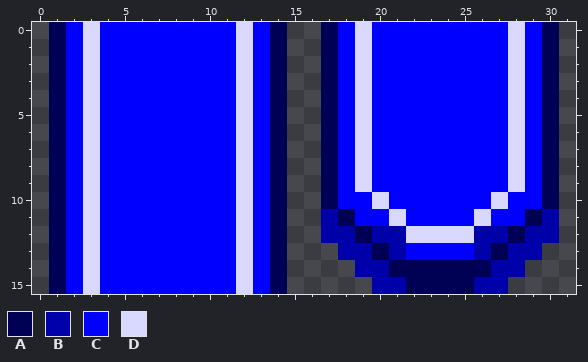
A pixel-art sprite gets an edit: assets/images/arrowends.png. This is how it looked before the edit.
The file is 32x16 pixels.
Palette (. is transparent): A #000054  B #0000ab  C #0000ff  D #d9d9ff
Once edited:
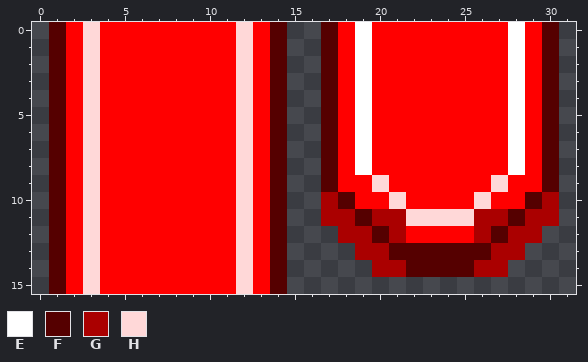
Colours new in this view: E #ffffff  F #550000  G #aa0000  H #ffd8d8
Changes in this commit:
colour C: #0000ff -> #ff0000
Changed rows in their new state; - is a pixel that keeps its letter.
first column x 1:
 0 F-H--------H-F--F-E--------E-F
 1 F-H--------H-F--F-E--------E-F
 2 F-H--------H-F--F-E--------E-F
 3 F-H--------H-F--F-E--------E-F
 4 F-H--------H-F--F-E--------E-F
 5 F-H--------H-F--F-E--------E-F
 6 F-H--------H-F--F-E--------E-F
 7 F-H--------H-F--F-E--------E-F
 8 F-H--------H-F--F-E--------E-F
 9 F-H--------H-F--F-CH------HC-F
10 F-H--------H-F--GF-CH----HC-FG
11 F-H--------H-F--GGFGGHHHHGGFGG
12 F-H--------H-F--.GGFGCCCCGFGG.
13 F-H--------H-F---.GGFFFFFFGG.-
14 F-H--------H-F----.GGFFFFGG.--
15 F-H--------H-F-----........---
Where, in picture pixels (left, top, right, bottom), the same in both pictures:
changed: (49, 22, 559, 294)
